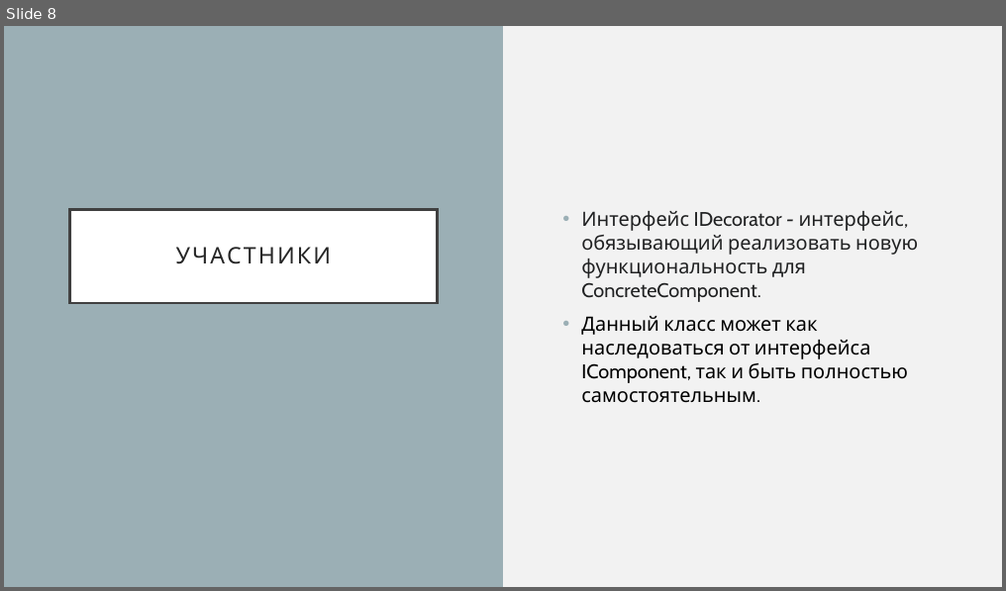
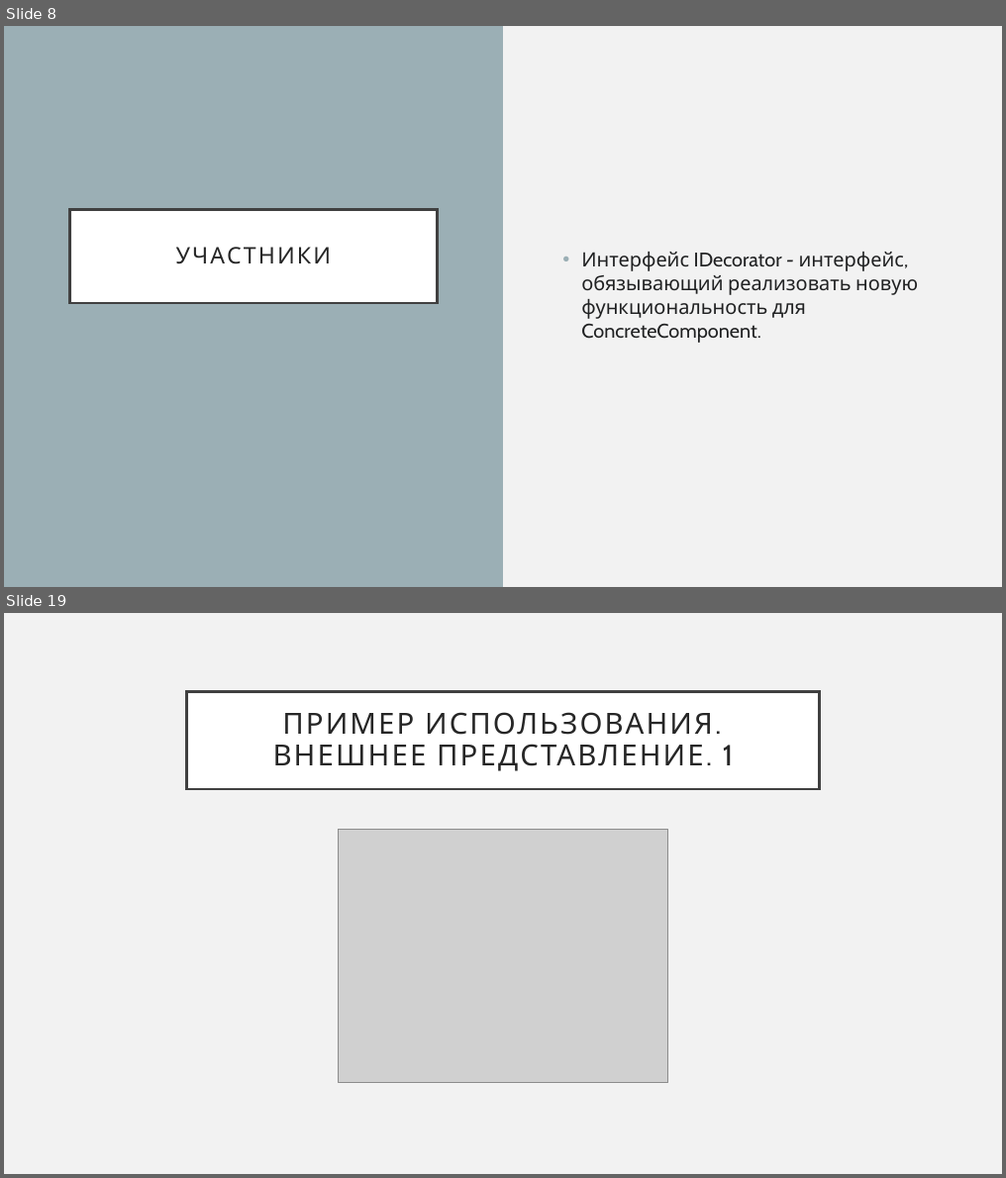
Before and after one commit to NemoNology/New-IT, a slide deck: Lab-s/Patterns/Decorator/Presentation.pptx. Shown one above the other, each under a label of ours: slide 8 before the commit, slides 8 and 19 after it; the slides between them are not shown. The pictures are 1006x591 and 1006x1178 pixels, drawn with LibreOffice and Linux fonts; fonts in the diff are those of the drawing; grey boxes stand for pictures. Boxes give left, top, right and bottom in pixels: in the first picture for what was removed or moved away, otherwise in the second. Text is boxed around its words. In the diff, an @@ line names an element or a change of style, - is before the commit and + after.

```diff
--- a/Lab-s/Patterns/Decorator/Presentation.pptx
+++ b/Lab-s/Patterns/Decorator/Presentation.pptx
@@ slide 19 added at <box>4,613,1002,1174</box>, background #F2F2F2 @@
@@ title added at <box>187,691,819,789</box>, fill #FFFFFF, outline #404040 2.5 pt, 28 pt, text #262626 @@
+ПРИМЕР ИСПОЛЬЗОВАНИЯ. ВНЕШНЕЕ ПРЕДСТАВЛЕНИЕ. 1
@@ picture added at <box>339,830,668,1083</box> @@
@@ slide 8 changed as well @@
@@ text at <box>581,316,908,403</box>: paragraph removed @@
-• Данный класс может как наследоваться от интерфейса IComponent, так и быть полностью самостоятельным.
```
Also in this commit, not shown: 1 other slide changed, 14 other slides added, 4 slides removed.
